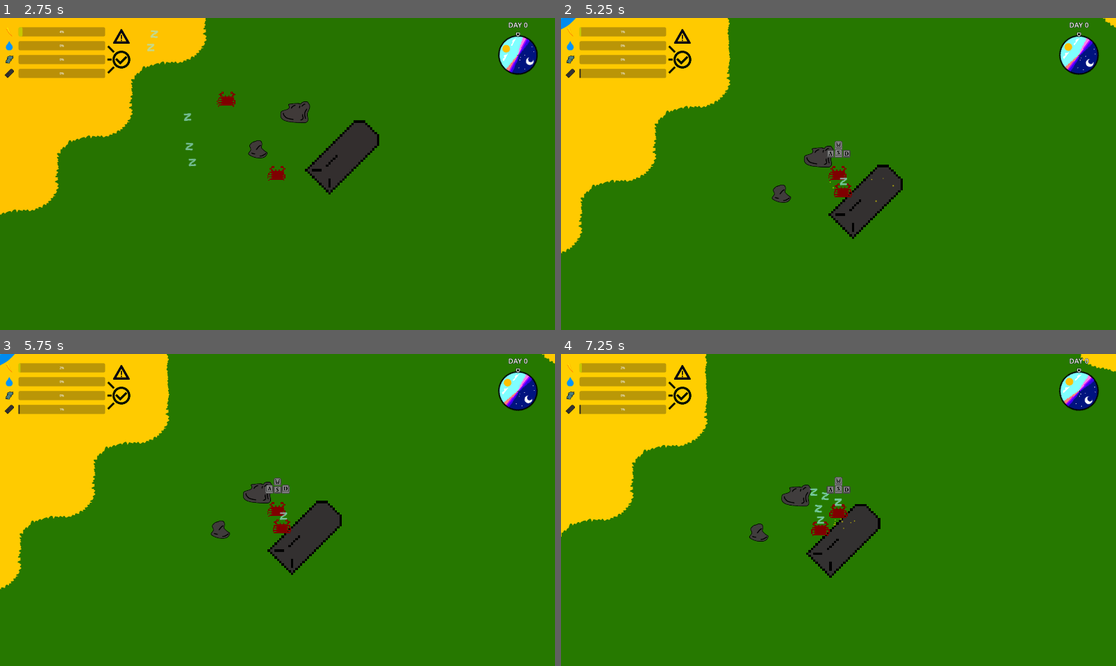
Above: before the commit, frames 1-4 (two rows, left to right).
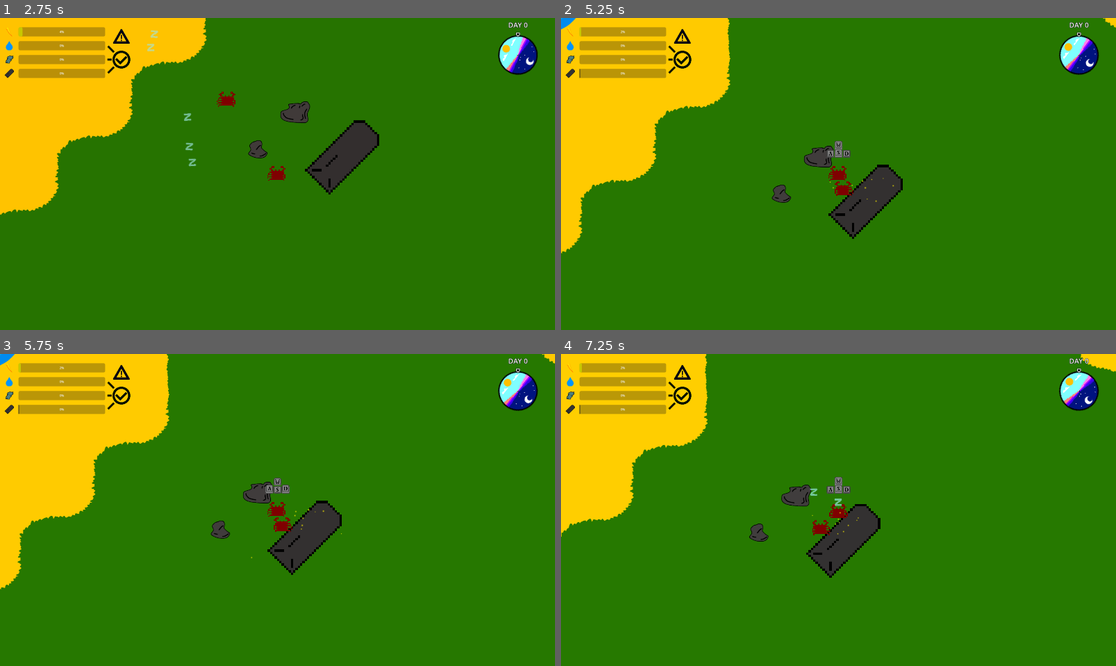
Above: after the commit, the same moments.

Repository: nporposoft/crabs-on-the-island
Game: Godot game, scene res://scenes/island_v1/island_v1.tscn
Two runs of this game, one before a commit and one after it. Both use one fixed random seed, a clock stepped at 60 frames per second and the inputs below.
Inputs:
- Up to frame 1 (2.75 s): tap Enter at 0.5 s; hold D (move_right) 0.53-1.28 s; hold F (harvest) 0.53-1.28 s; hold S (move_down) 1.28-2.03 s; tap Shift (dash) at 1.35 s; tap F (harvest) at 1.55 s; hold D (move_right) from 2.03 s (still down); hold F (harvest) from 2.03 s (still down)
- Up to frame 2 (5.25 s): release D (move_right) at 2.78 s; release F (harvest) at 2.78 s; hold W (move_up) 2.78-3.53 s; tap F (harvest) at 2.85, 4.35 s; hold F (harvest) 3.53-4.28 s; hold A (move_left) 3.53-5.03 s; tap Shift (dash) at 3.6 s; hold S (move_down) from 5.03 s (still down); hold F (harvest) from 5.03 s (still down)
- Up to frame 3 (5.75 s): keep holding S (move_down); keep holding F (harvest)
- Up to frame 4 (7.25 s): release S (move_down) at 5.78 s; release F (harvest) at 5.78 s; hold D (move_right) 5.78-6.53 s; tap Shift (dash) at 5.85 s; tap F (harvest) at 6.05 s; hold W (move_up) from 6.53 s (still down); hold F (harvest) from 6.53 s (still down)

Frame 1 is identical in both runs. In frame 2, 0.1% of the frame differs, in the area x 3-56%, y 4-59%; in frame 3, 0.1%; in frame 4, 0.2%, in the area x 3-54%, y 16-59%.

Commit message:
Tweaks, untweaks
nothing major

Diff:
--- a/crabs/Crab.gd
+++ b/crabs/Crab.gd
@@ -12,11 +12,8 @@
 @export var foot_step_time_delay: float = 0.1
 
 const movementThreshold: float = 20.0
-const harvestDrain = -0.5
-const cobaltTarget = 10.0
-const ironTarget = 10.0
-const siliconTarget = 10.0
-const waterTarget = 10.0
+const harvestDrain = -0.25
+const material_size_mult = 10.0
 
 signal carried_iron_changed
 signal carried_cobalt_changed
@@ -33,6 +30,11 @@
 var _foot_step_sounds: Array[AudioStreamPlayer2D]
 var _foot_step_timer: Timer
 var _attacks_enabled: bool = false
+
+var cobaltTarget = 10.0
+var ironTarget = 10.0
+var siliconTarget = 10.0
+var waterTarget = 10.0
 
 enum States {
 	RUNNING,
@@ -69,7 +71,7 @@
 	"move_speed": 5000.0,
 	"solar_charge_rate": 0.2,
 	"battery_capacity": 10.0,
-	"harvest_speed": 2.0
+	"harvest_speed": 1.0
 }
 
 func _ready() -> void:
@@ -86,6 +88,10 @@
 func init(body_resources: Dictionary, stats: Dictionary) -> void:
 	_body_resources = body_resources
 	_stats = stats
+	cobaltTarget = _stats.size * material_size_mult
+	ironTarget = _stats.size * material_size_mult
+	siliconTarget = _stats.size * material_size_mult
+	waterTarget = _stats.size * material_size_mult
 
 
 func move(movementDirection: Vector2) -> void:
--- /dev/null
+++ b/wasd_tutorial.gd
@@ -0,0 +1,26 @@
+extends Node2D
+
+@onready var W: AnimatedSprite2D = $W
+
+var fading = false
+var fadeOut = 1.0
+
+# Called when the node enters the scene tree for the first time.
+func _ready():
+	pass # Replace with function body.
+
+
+# Called every frame. 'delta' is the elapsed time since the previous frame.
+func _process(delta):
+	if fading:
+		fadeOut -= delta
+		W.set_modulate(Color(1.0, 1.0, 1.0, fadeOut))
+	if fadeOut <= 0:
+		queue_free()
+
+
+func _on_timer_timeout():
+	if !W.is_visible():
+		W.set_visible(true)
+	else:
+		fading = true
Not shown: 1 places in crabs/Crab.tscn that only renumber resources
